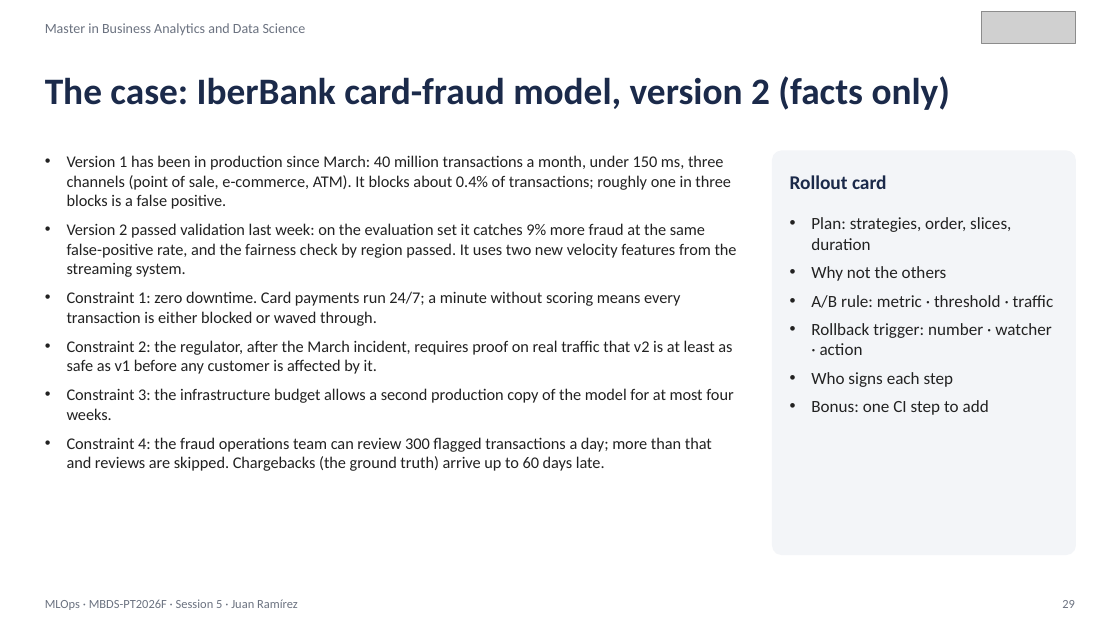
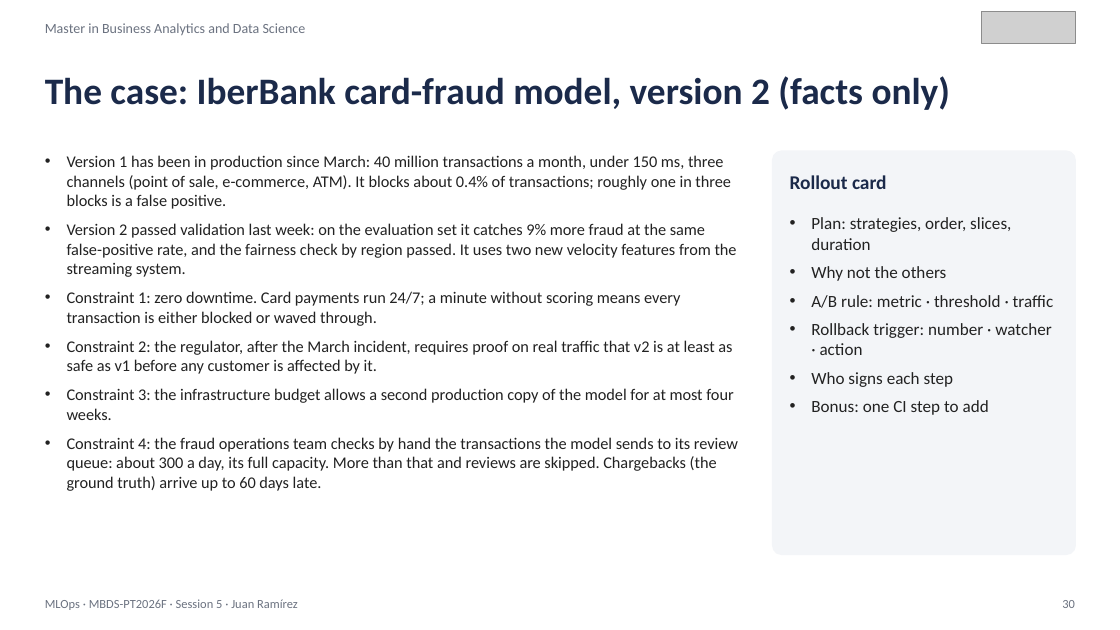
Before and after one commit to juanmaramirezgarcia/mlops-2026-27, a slide deck: slide 30 of 2026-27/S05/MLOps_S05_CICD_Deployment_Strategies.pptx (slide 29 before the commit). Drawn at 1120x630 pixels with LibreOffice and Linux fonts; fonts in the diff are those of the drawing; grey boxes stand for pictures. Boxes give left, top, right and bottom in pixels: in the first picture for what was removed or moved away, otherwise in the second. Text is boxed around its words. In the diff, an @@ line names an element or a change of style, - is before the commit and + after.

```diff
--- a/2026-27/S05/MLOps_S05_CICD_Deployment_Strategies.pptx
+++ b/2026-27/S05/MLOps_S05_CICD_Deployment_Strategies.pptx
@@ text at (67,437,738,491): text changed @@
-• Constraint 4: the fraud operations team can review 300 flagged transactions a day; more than that and reviews are skipped. Chargebacks (the ground truth) arrive up to 60 days late.
+• Constraint 4: the fraud operations team checks by hand the transactions the model sends to its review queue: about 300 a day, its full capacity. More than that and reviews are skipped. Chargebacks (the ground truth) arrive up to 60 days late.
@@ text at (1062,600,1075,608): text changed @@
-29
+30
```
Also in this commit, not shown: 26 other slides changed, 1 slide added, 32 other files.
